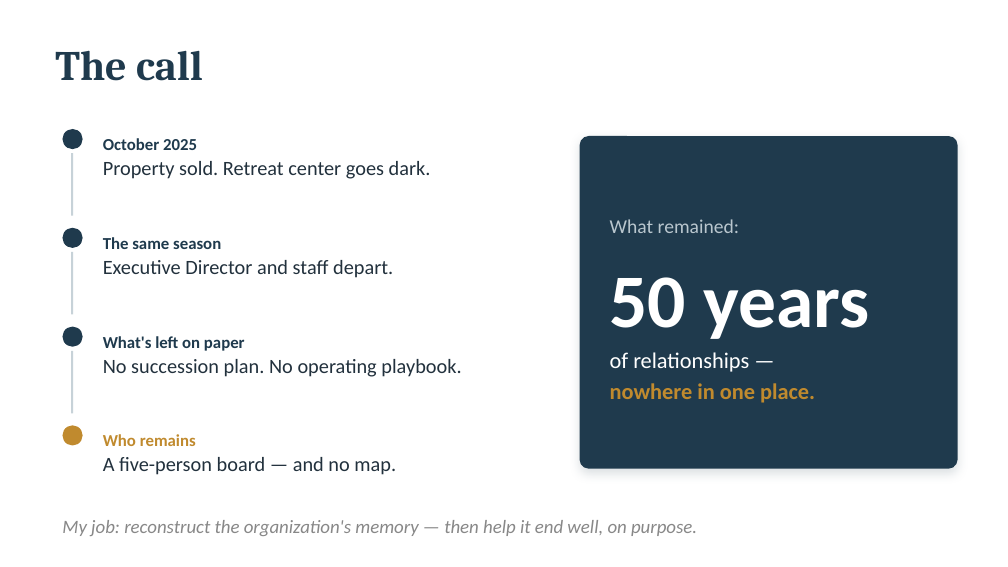
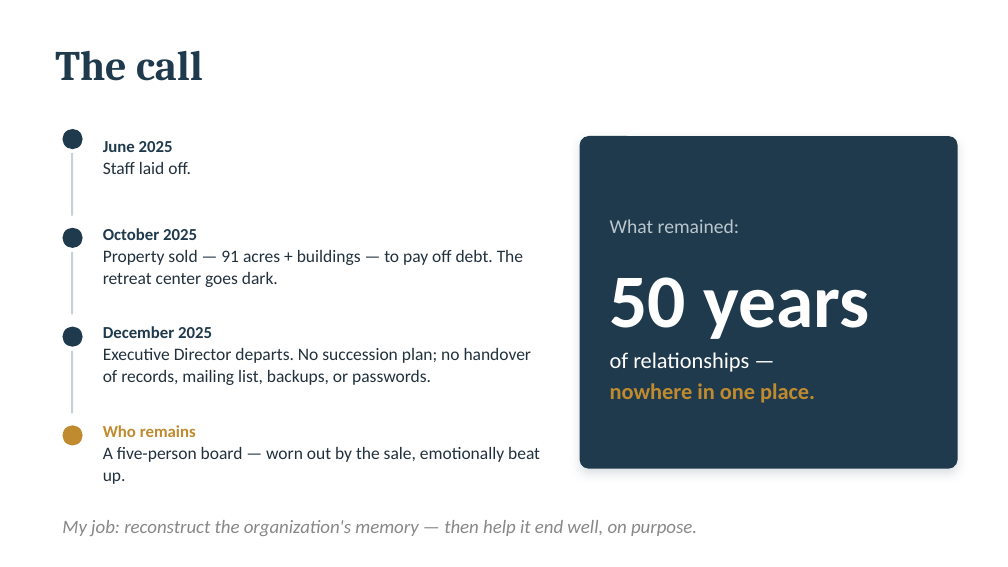
Before and after one commit to PaulHalvorson/agnt-neo, a slide deck: slide 2 of proof-to-pipeline/deck/EAIO_TriadSynergy_Deck_V1.pptx. Drawn at 1008x567 pixels with LibreOffice and Linux fonts; fonts in the diff are those of the drawing. Boxes give left, top, right and bottom in pixels: in the first picture for what was removed or moved away, otherwise in the second. Text is boxed around its words. In the diff, an @@ line names an element or a change of style, - is before the commit and + after.

```diff
--- a/proof-to-pipeline/deck/EAIO_TriadSynergy_Deck_V1.pptx
+++ b/proof-to-pipeline/deck/EAIO_TriadSynergy_Deck_V1.pptx
@@ text at (103, 141, 191, 174): text changed; size 14.5 to 12.5 pt @@
-October 2025
-Property sold. Retreat center goes dark.
+June 2025
+Staff laid off.
@@ text at (103, 228, 523, 287): text changed; size 14.5 to 12.5 pt @@
-The same season
-Executive Director and staff depart.
+October 2025
+Property sold — 91 acres + buildings — to pay off debt. The retreat center goes dark.
@@ text at (103, 326, 532, 385): text changed; size 14.5 to 12.5 pt @@
-What's left on paper
-No succession plan. No operating playbook.
+December 2025
+Executive Director departs. No succession plan; no handover of records, mailing list, backups, or passwords.
@@ text at (103, 447, 540, 484): text changed; size 14.5 to 12.5 pt @@
-A five-person board — and no map.
+A five-person board — worn out by the sale, emotionally beat up.
```
Also in this commit, not shown: 5 other slides changed, 1 slide added, 2 other files.
